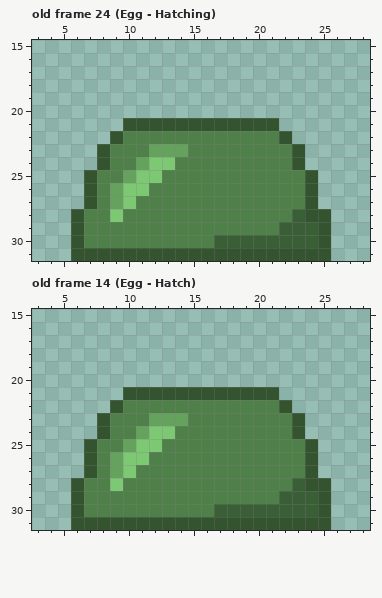
Two versions of one pixel-art file, godot/Slime Kingdoms/assets/Slime/Slime.ase. Above: the version before the commit.
32x32 pixels, 24 frames. Shown: old frame 24 (Egg - Hatching): x 3..28, y 15..31; old frame 14 (Egg - Hatch): x 3..28, y 15..31. The commit also changed other frames, which this record leaves out.
The result:
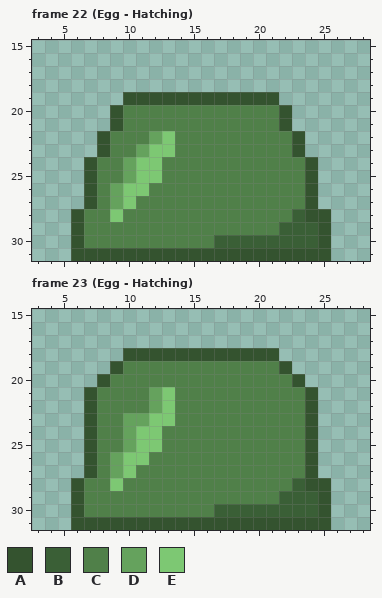
Palette (. is transparent): A #34532f  B #3a5f36  C #508049  D #65a25d  E #7dc873
A new or re-ordered frame is compared with the old frame closest to it.
Author's note on the commit: work on slime sprite Clark was here :V
Difference:
frames 24 -> 25
layer "Slime" added
layer "Slime v2" removed
Frame 22 (Egg - Hatching) against old frame 24 (Egg - Hatching), layer "Slime":
There is now colour A in row 19 at x 10 to 21; in rows 20 to 21 at x 9 and 22; in row 22 at x 8 and 23; in row 24 at x 7 and 24.
There is now colour C in row 20 at x 10 to 21.
The edit turns colour A into colour C in row 21 at x 10 to 21; in row 22 at x 9 and 22; in row 24 at x 8 and 23.
The edit turns colour D into colour C in row 23 at x 14.
The edit turns colour E into colour C in row 24 at x 13.
The edit turns colour C into colour D in row 22 at x 12; in row 23 at x 11; in row 24 at x 10.
The edit turns colour C into colour E in row 22 at x 13.
The edit turns colour D into colour E in row 23 at x 12 to 13; in row 24 at x 11.
Frame 23 (Egg - Hatching) is new; against old frame 14 (Egg - Hatch), layer "Slime":
There is now colour A in row 18 at x 10 to 21; in row 19 at x 9 and 22; in row 20 at x 8 and 23; in rows 21 to 24 at x 7 and 24.
There is now colour C in row 19 at x 10 to 21; in row 20 at x 9 to 22; in row 21 at x 8 to 9 and 22 to 23; in row 22 at x 8 and 23.
The edit turns colour A into colour C in row 21 at x 10 to 11 and 14 to 21; in row 22 at x 9 and 22; in rows 23 to 24 at x 8 and 23.
The edit turns colour D into colour C in row 23 at x 14.
The edit turns colour E into colour C in row 24 at x 13.
The edit turns colour A into colour D in row 21 at x 12.
The edit turns colour C into colour D in row 22 at x 12; in row 23 at x 10 to 11; in row 24 at x 10.
The edit turns colour A into colour E in row 21 at x 13.
The edit turns colour C into colour E in row 22 at x 13.
The edit turns colour D into colour E in row 23 at x 12 to 13; in row 24 at x 11.
Changed places in both pictures, as pixel boxes (x1, y1, x2, y2):
changed: (84, 92, 318, 170)
changed: (84, 348, 318, 439)
